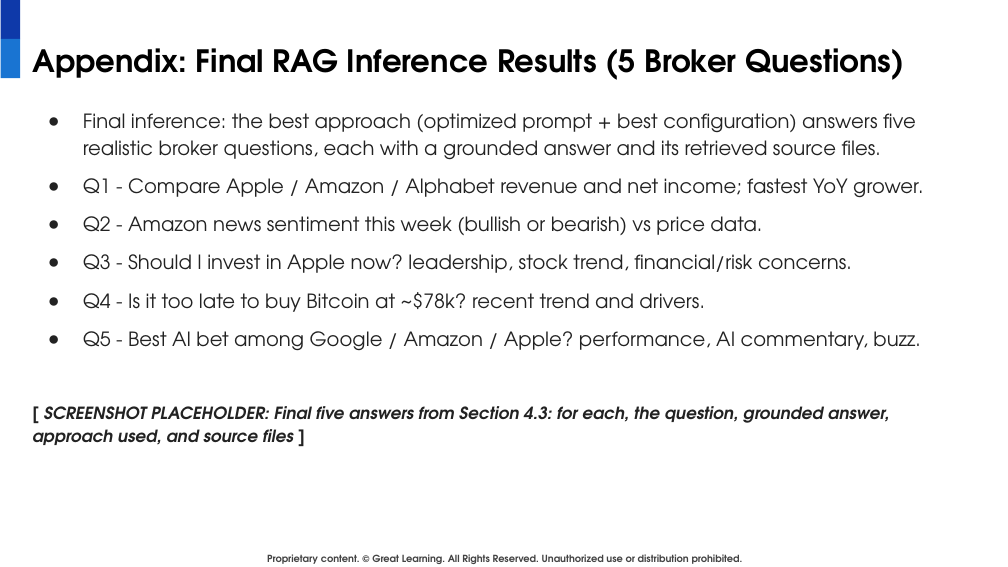
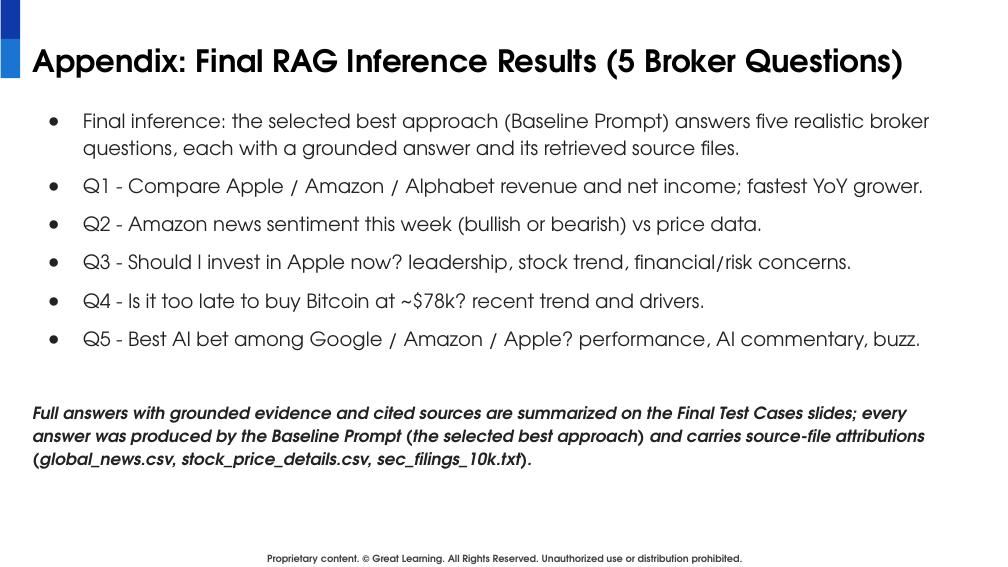
Before and after one commit to madhuri79/globaledge, a slide deck: slide 15 of GlobalEdge_RAG_Business_Presentation-Final.pptx. Drawn at 1008x567 pixels with LibreOffice and Linux fonts; fonts in the diff are those of the drawing; background and template pictures are left out. Boxes give left, top, right and bottom in pixels: in the first picture for what was removed or moved away, otherwise in the second. Text is boxed around its words. In the diff, an @@ line names an element or a change of style, - is before the commit and + after.

```diff
--- a/GlobalEdge_RAG_Business_Presentation-Final.pptx
+++ b/GlobalEdge_RAG_Business_Presentation-Final.pptx
@@ text at (83,113,929,160): text changed @@
-● Final inference: the best approach (optimized prompt + best configuration) answers five realistic broker questions, each with a grounded answer and its retrieved source files.
+● Final inference: the selected best approach (Baseline Prompt) answers five realistic broker questions, each with a grounded answer and its retrieved source files.
@@ text at (32,406,924,469): text changed @@
-[ SCREENSHOT PLACEHOLDER: Final five answers from Section 4.3: for each, the question, grounded answer, approach used, and source files ]
+Full answers with grounded evidence and cited sources are summarized on the Final Test Cases slides; every answer was produced by the Baseline Prompt (the selected best approach) and carries source-file attributions (global_news.csv, stock_price_details.csv, sec_filings_10k.txt).
```
Also in this commit, not shown: 8 other slides changed.
